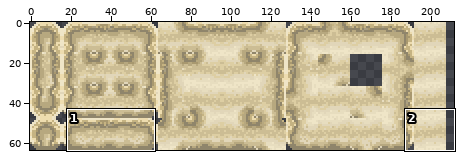
One commit to this sprite sheet: drillbird/Art/environment/tilemap_sand.png. The picture above shows the old version from afar; the outline marks the close-up.
Close-up. The starting point:
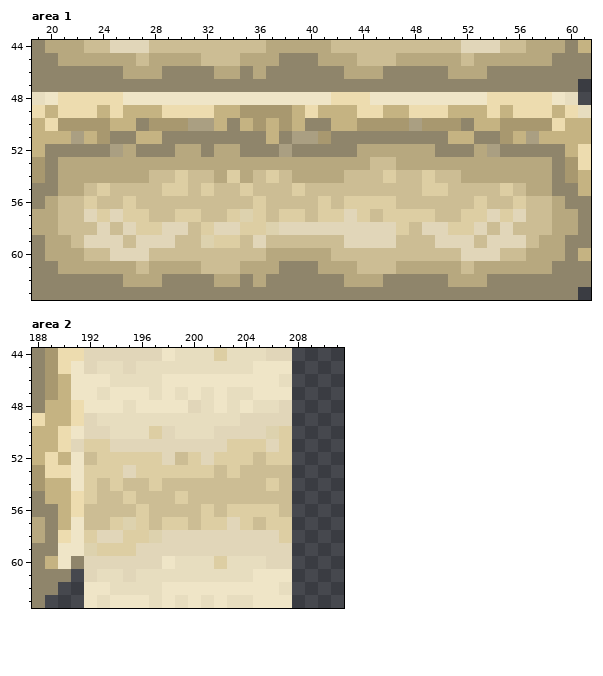
The file is 224x64 pixels. Colours within 5 levels of each other are drawn and written as one. Shown: area 1: x 19..61, y 44..63; area 2: x 188..211, y 44..63. The wide view leaves out empty margins. The commit also changed other parts of the picture, which this record leaves out.
Once edited:
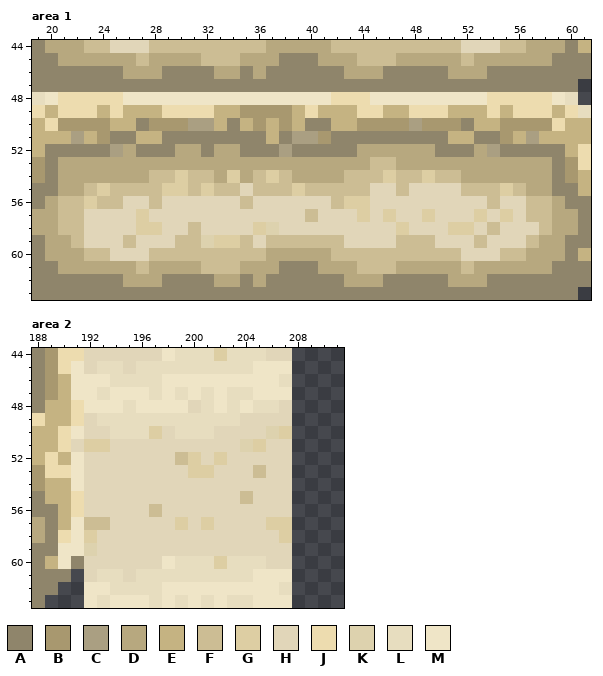
Palette (. is transparent): A #8f856b  B #a8986f  C #aa9f82  D #b7a87f  E #c5b382  F #ccbd94  G #ddcea3  H #e1d6b9  J #eddcaf  K #ddd2ae  L #e7ddbf  M #efe5c7
Diff:
Area 1:
y 55: x 35 G -> H; x 45..46 FF -> HH; x 48..51 FGGF -> HHHH
y 56: x 26..27 GF -> HH; x 29..34 FFFFFF -> HHHHHH; x 36..41 GFFFFG -> HHHHHH; x 45..53 GGFFFFFFG -> HHHHHHHHH; x 55..56 FG -> HH
y 57: x 24 G -> H; x 26 G -> H; x 28..39 FFGGFFGKGFGG -> HHHHHHHHHHHH; x 41..42 GG -> HH; x 45 F -> H; x 47..48 GG -> HH; x 50..52 FFG -> HHH
y 58: x 23 F -> H; x 25 F -> H; x 32 G -> H; x 35 G -> H; x 48 F -> H; x 56..57 FF -> HH
Area 2:
y 51: x 203..204 GG -> HK; x 207 G -> H
y 52: x 192..197 FGGGGG -> HHHHHH; x 203..207 GGFGG -> HHHHH
y 53: x 192..194 GGG -> HHH; x 196..199 GGGG -> HHHH; x 202..204 FGF -> HHH; x 206..207 FF -> HH
y 54: x 192..207 GFGFFGFFFFFFFFGF -> HHHHHHHHHHHHHHHH
y 55: x 192..203 GFFGFFFGFFFF -> HHHHHHHHHHHH; x 205..207 FFF -> HHH
y 56: x 192..196 FFFFG -> HHHHH; x 198..207 FFFGFGGGGF -> HHHHHHHHHH
y 57: x 194..198 GKGFG -> HHHHH; x 200 F -> H; x 202 G -> H; x 204..205 GF -> HH
y 58: x 195..197 GGK -> HHH
y 59: x 193..195 GGG -> HHH
Pixel boxes of the changes (left, top, right, bottom) in both close-ups:
changed: (84, 183, 539, 235)
changed: (84, 439, 292, 556)
